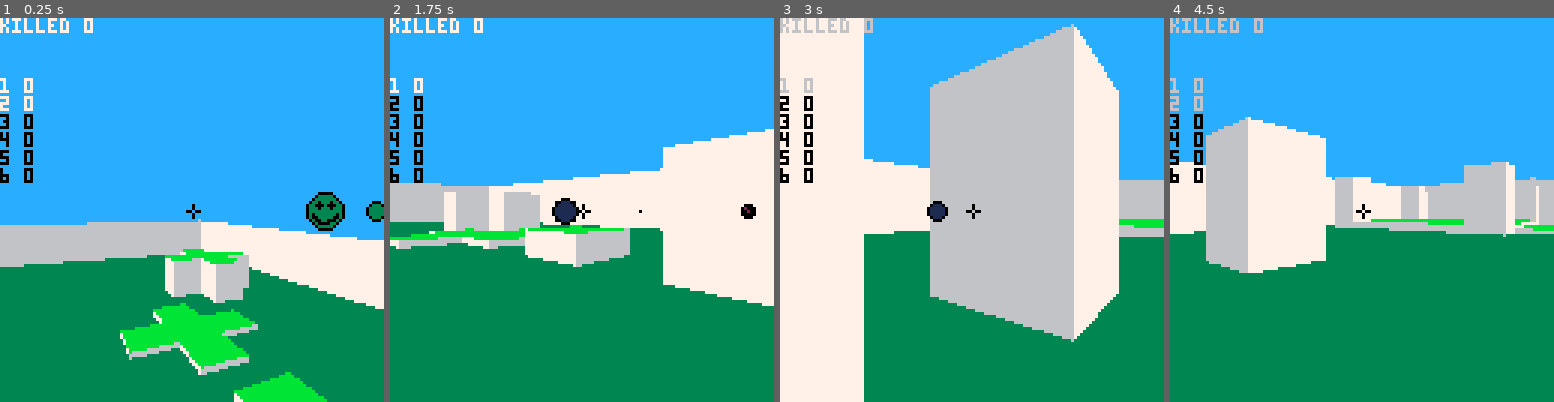
Above: before the commit, frames 1-4 (left to right).
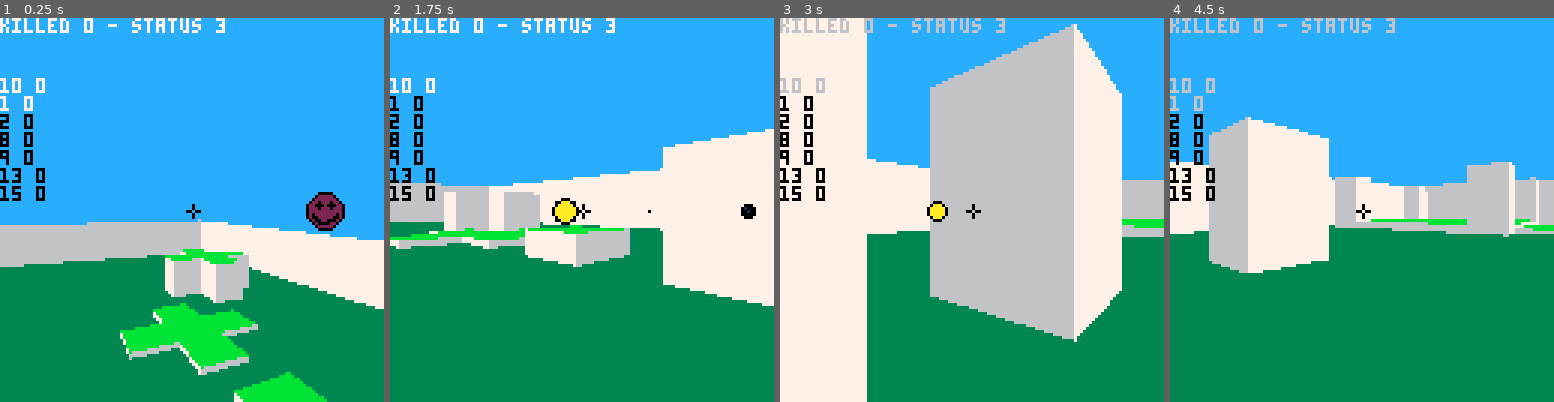
Above: after the commit, the same moments.

Repository: gotsunami/picomaze
Game: PICO-8 cartridge picomaze.p8
Same seed, same stepped clock (60 frames per second), same inputs: the game is played once before the commit and once after it.
Inputs:
- Up to frame 1 (0.25 s): no input
- Up to frame 2 (1.75 s): tap O (Z key) at 0.7, 1.7 s; hold Right from 1.6 s (still down)
- Up to frame 3 (3 s): release Right at 2.1 s; tap O (Z key) at 2.1, 2.5, 2.9 s; hold Up 2.15-2.42 s; hold Right from 2.47 s (still down)
- Up to frame 4 (4.5 s): release Right at 3.03 s; hold Left 3.08-3.58 s; tap O (Z key) at 3.3, 3.7, 4.1 s; hold Down 3.63-3.97 s; hold Right from 4.02 s (still down)

The runs differ from the first frame. In frame 1, 1.8% of the frame differs, in the area x 0-100%, y 0-55%; in frame 2, 1.4%; in frame 3, 2.5%, in the area x 0-90%, y 0-100%; in frame 4, 2.0%.

Commit message:
Choose colors

Diff:
--- a/picomaze.p8
+++ b/picomaze.p8
@@ -31,7 +31,7 @@
    sm.dv = 0.2
    -- init angle
    sm.d = rnd(1)
-   sm.dt = 0.1
+   sm.dd = 0.01
    -- init life and score
    sm.l = 3
    sm.s = s
@@ -44,7 +44,7 @@
 end
 
 -- move a smiley (sm) according to its speed (dv)
-function move(sm,dv)
+function move(sm, dv)
    if (sm.z >= mz(sm.x,sm.y) and sm.dz >=0) then
       sm.z = mz(sm.x,sm.y)
       sm.dz = 0
@@ -116,35 +116,43 @@
 ----------------------------------------
 function AI_move(sm)
    if (move(sm, sm.dv) == false) then
-      sm.d += sm.dt
+      sm.d += sm.dd
    else
-      sm.dt = .01 * sgn(rnd(1)-.5)
-   end
-   fire_bullet(sm)
+      -- random change of rotation
+      sm.dd = .01 * sgn(rnd(1)-.5)
+   end
+   if (rnd(1) < aggressivity) then
+      fire_bullet(sm)
+   end
 end
 
 ----------------------------------------
 -- pico-8 structural functions
 ----------------------------------------
 function _init()
- state = ""
- pls = {}
- for cnt in all({1, 2, 3, 4, 5, 6}) do
-    en = {}
-    init_smiley(en, cnt, 0)
-    add(pls, en)
- end
- pl = pls[1]
+   -- AI settings (mainly probabilities)
+   aggressivity = .1
+   state = ""
+
+   -- create array of smiley. id = 1 is player
+   player_id = 10
+   pls = {}
+   for cnt in all({10, 1, 2, 8, 9, 13, 15}) do
+      en = {}
+      init_smiley(en, cnt, 0)
+      add(pls, en)
+   end
+   pl = pls[1]
 end
 
 function _update()
    -- player rotation --
-   if (btn(0)) then pl.d=(pl.d+0.01)%1 end
-   if (btn(1)) then pl.d=(pl.d+0.99)%1 end
+   if (btn(0)) then pl.d=(pl.d+pl.dd)%1 end
+   if (btn(1)) then pl.d=(pl.d+1-pl.dd)%1 end
 
    -- player move --
    m = 0
-   if (btn(2)) then m = 0.2 else if (btn(3)) then m = -0.2 end end
+   if (btn(2)) then m = pl.dv else if (btn(3)) then m = -pl.dv end end
 
    -- player fire --
    if (btn(4)) then
@@ -156,7 +164,7 @@
 
    for en in all(pls) do
       -- move --
-      if (en.id !=1) then
+      if (en.id != player_id) then
 	 AI_move(en)
       end
       bullet(en)
@@ -333,13 +341,13 @@
 
  -- draw own bullet
  cursor(0,0) print(state)
- state = "killed "..pl.s
+ state = "killed "..pl.s.." - status "..flr(pl.l)
 
  -- draw enemies and bullets
  cursor(0,20)
  for en in all(pls) do
     print(en.id.." "..en.s)
-    if (en.id != 1) then
+    if (en.id != player_id) then
        draw_smiley(en)
     end
     draw_bullet(en)
